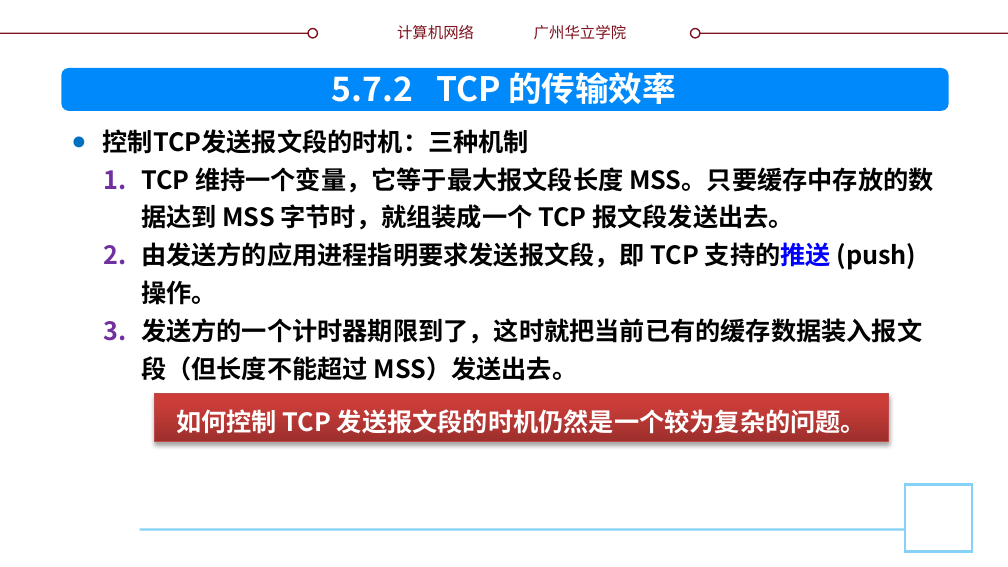
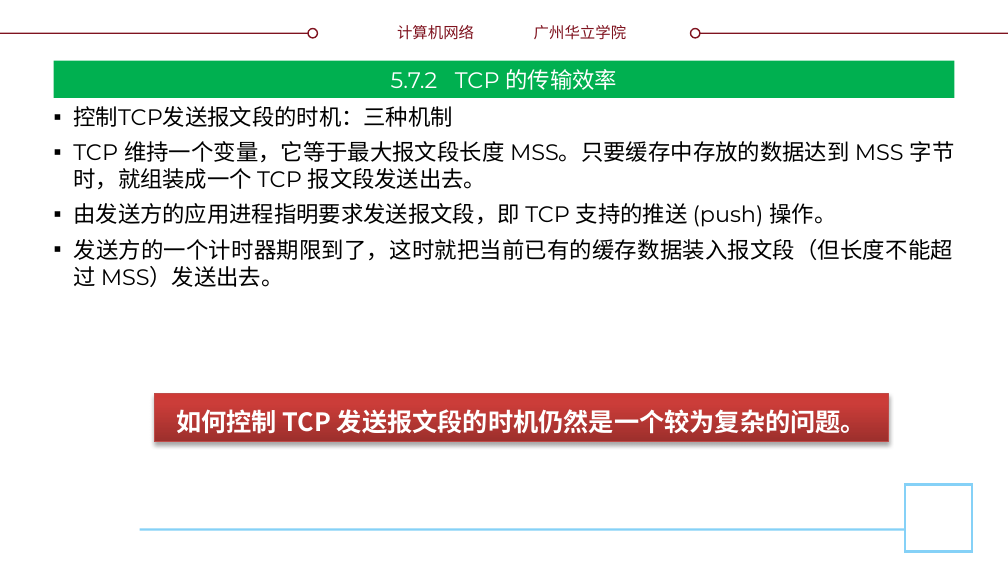
Before and after one commit to glplaman/glplaman.github.io, a slide deck: slide 125 of network/ppt/chap5.pptx. Drawn at 1008x567 pixels with LibreOffice and Linux fonts; fonts in the diff are those of the drawing; background and template pictures are left out. Boxes give left, top, right and bottom in pixels: in the first picture for what was removed or moved away, otherwise in the second. Text is boxed around its words. In the diff, an @@ line names an element or a change of style, - is before the commit and + after.

```diff
--- a/network/ppt/chap5.pptx
+++ b/network/ppt/chap5.pptx
@@ title "5.7.2 TCP 的传输效率": place and size @@
-title "5.7.2 TCP 的传输效率" at box(332, 67, 676, 104)
+title "5.7.2 TCP 的传输效率" at box(53, 60, 955, 98)
@@ title "5.7.2 TCP 的传输效率" at box(53, 60, 955, 98): size 24 to 16 pt, font Noto Sans CJK SC to Montserrat, bold off; vertical alignment top to middle; fill none to #00B050 @@
@@ rounded rectangle removed at box(61, 68, 949, 111) @@
@@ text "控制TCP发送报文段的时机：三种机制": place and size @@
-text "控制TCP发送报文段的时机：三种机制" at box(103, 129, 933, 381)
+text "控制TCP发送报文段的时机：三种机制" at box(73, 106, 955, 287)
@@ text "控制TCP发送报文段的时机：三种机制" at box(73, 106, 955, 287): size 18 to 16 pt, font Noto Sans CJK SC to Montserrat, bold off; text colour #0000FF to #000000 in "支持的推送"; alignment left to justified; bullet ● to ▪; line spacing 27pt to 1; more space between paragraphs; bullet 1. to ▪ @@
```
Also in this commit, not shown: 11 other slides changed, 3 other files.
